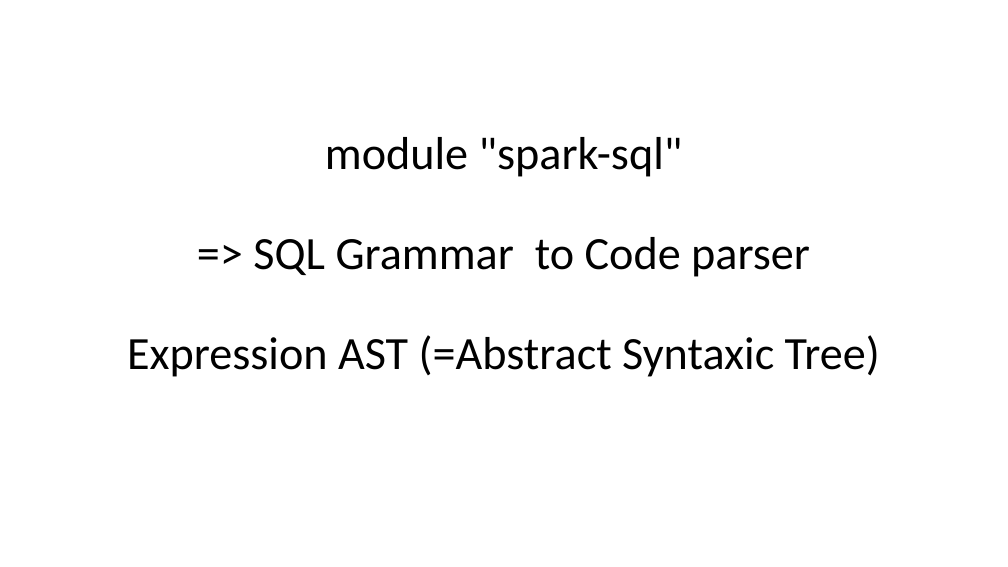
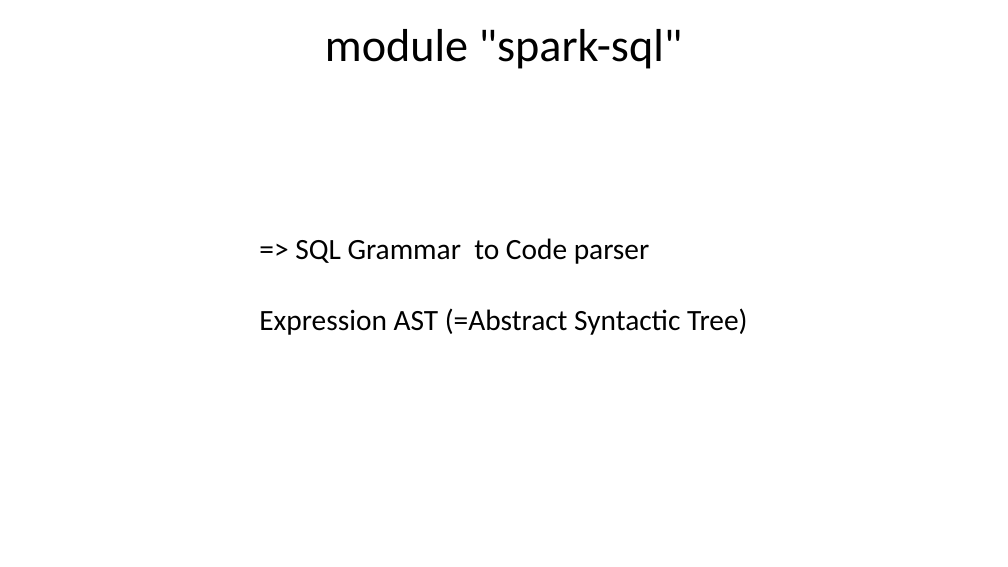
Before and after one commit to Arnaud-Nauwynck/presentations, a slide deck: slide 69 of pres-bigdata/10-Spark-unified-engine-features.pptx. Drawn at 1008x567 pixels with LibreOffice and Linux fonts; fonts in the diff are those of the drawing. Boxes give left, top, right and bottom in pixels: in the first picture for what was removed or moved away, otherwise in the second. Text is boxed around its words. In the diff, an @@ line names an element or a change of style, - is before the commit and + after.

```diff
--- a/pres-bigdata/10-Spark-unified-engine-features.pptx
+++ b/pres-bigdata/10-Spark-unified-engine-features.pptx
@@ title added at <box>325,29,683,69</box>, 44 pt, text #000000 @@
+module "spark-sql"
@@ text "=> SQL Grammar to Code ..." at <box>259,238,747,335</box>: vertical alignment middle to top @@
@@ text at <box>259,238,747,335</box>: text changed; size 44 to 28 pt @@
-module "spark-sql"
-=> SQL Grammar to Code parser
-Expression AST (=Abstract Syntaxic Tree)
+=> SQL Grammar to Code parser
+Expression AST (=Abstract Syntactic Tree)
```
Also in this commit, not shown: 87 other slides changed, 12 other files.
